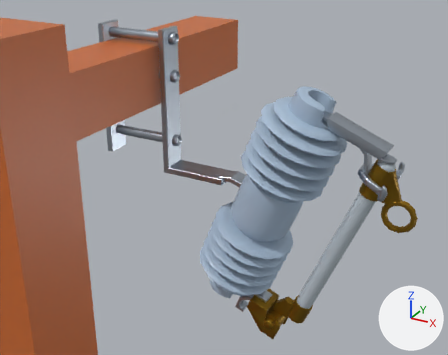
One commit to the glTF model feedback/high_voltage_pole.glb: the scene before it, then after it.
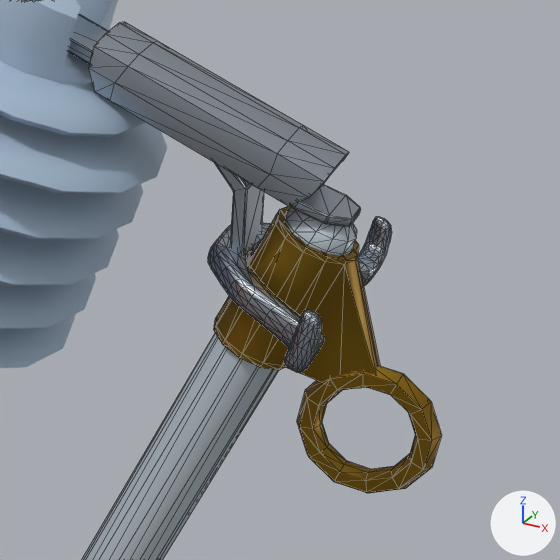
Each version is shown from a 50 mm camera at (0.685, -1.029, 0.964) aimed at (0.173, -0.099, 0.499), then close up on the part from 68% to 100% of the width and 30% to 70% of the height. Every picture has the same lights, and +X, +Y and +Z are marked at lower right. The first two pictures are the older version. The close-ups show mesh edges as thin lines. Where no turn or scale is listed for an object, it has been applied to the vertices.
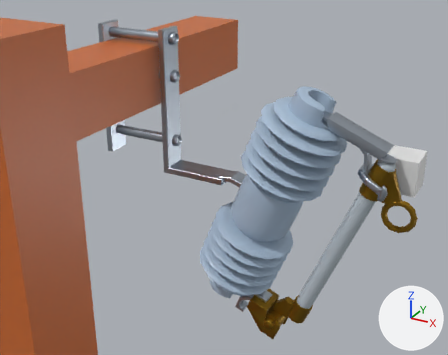
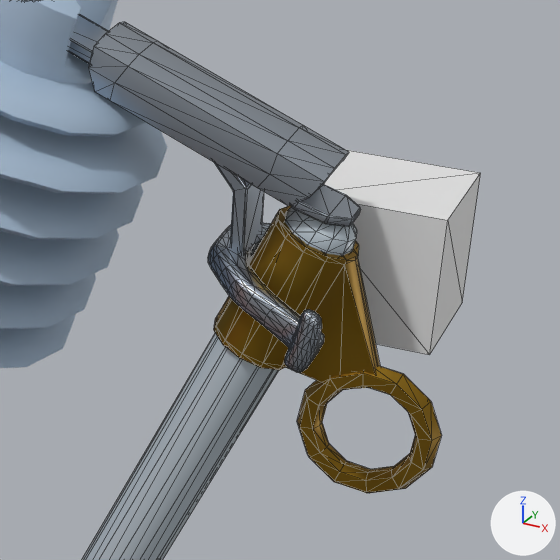
The newer file is also turned or shifted as a whole; pictures and numbers use the older file's frame.

Location of each change, [x1, y1, x2, y2] in pixels of the close-ups (560 x 560 px):
'TRG_fuse_position', added
    after: [324, 150, 481, 355]

The edits, one by one:
Mesh me_cube is new.
It is a box spanning x -0.0339..0.0339, y -0.0339..0.0339, z -0.0339..0.0339.
Object 'TRG_fuse_position' (ob_trg_fuse_position) is new; it shows me_cube.
Its location is (0.4625, 0.0659, 0.5107).
